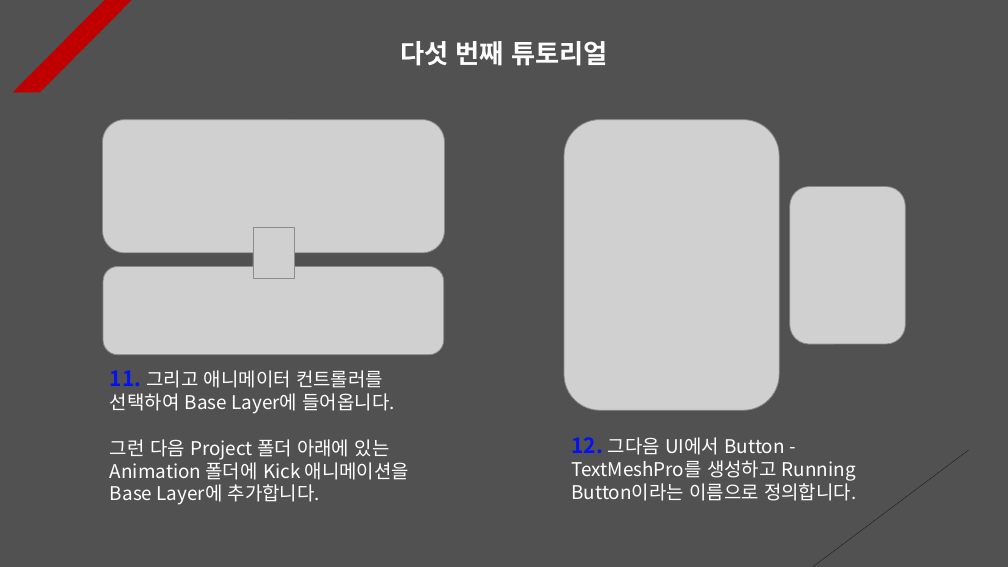
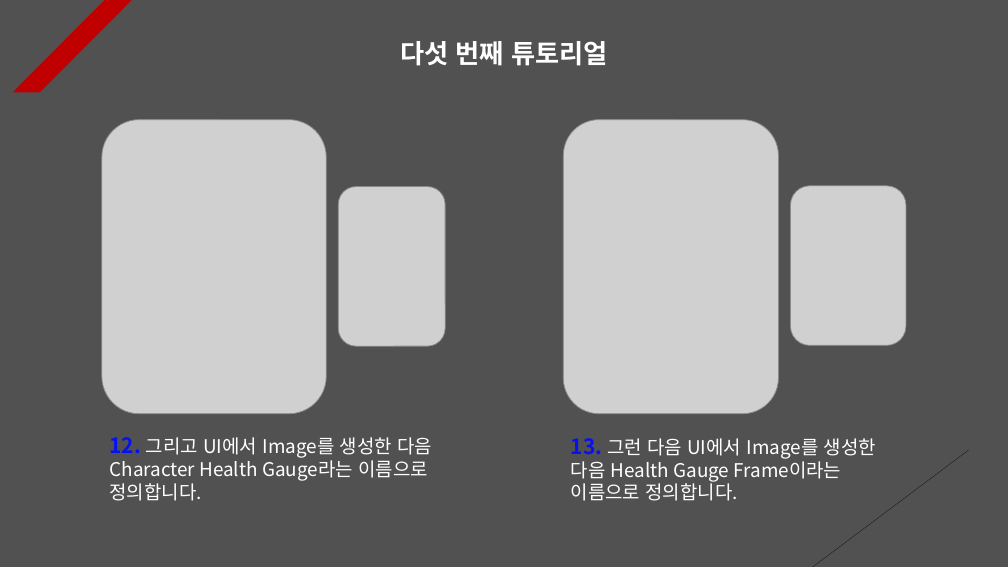
Before and after one commit to Unity2033/3D-UnityEngine, a slide deck: slide 5 of Assets/Animation Event/PPT Data/Animation Event Example.pptx. Drawn at 1008x567 pixels with LibreOffice and Linux fonts; fonts in the diff are those of the drawing; grey boxes stand for pictures. Boxes give left, top, right and bottom in pixels: in the first picture for what was removed or moved away, otherwise in the second. Text is boxed around its words. In the diff, an @@ line names an element or a change of style, - is before the commit and + after.

```diff
--- a/Assets/Animation Event/PPT Data/Animation Event Example.pptx
+++ b/Assets/Animation Event/PPT Data/Animation Event Example.pptx
@@ picture added at box(102, 119, 327, 414) @@
@@ picture removed at box(103, 119, 445, 253) @@
@@ picture: place and size @@
-picture at box(564, 119, 780, 410)
+picture at box(563, 119, 779, 414)
@@ picture added at box(338, 187, 445, 346) @@
@@ picture removed at box(253, 227, 295, 279) @@
@@ picture removed at box(103, 266, 444, 355) @@
@@ text removed at box(110, 370, 409, 505) @@
-11. 그리고 애니메이터 컨트롤러를 선택하여 Base Layer에 들어옵니다.
-그런 다음 Project 폴더 아래에 있는 Animation 폴더에 Kick 애니메이션을 Base Layer에 추가합니다.
@@ text added at box(110, 437, 432, 501), 18 pt, text #FFFFFF @@
+12. 그리고 UI에서 Image를 생성한 다음 Character Health Gauge라는 이름으로 정의합니다.
@@ text at box(571, 438, 876, 501): text changed @@
-12. 그다음 UI에서 Button - TextMeshPro를 생성하고 Running Button이라는 이름으로 정의합니다.
+13. 그런 다음 UI에서 Image를 생성한 다음 Health Gauge Frame이라는 이름으로 정의합니다.
```
Also in this commit, not shown: 9 other slides changed, 3 slides added, 2 slides removed, 24 other files.
